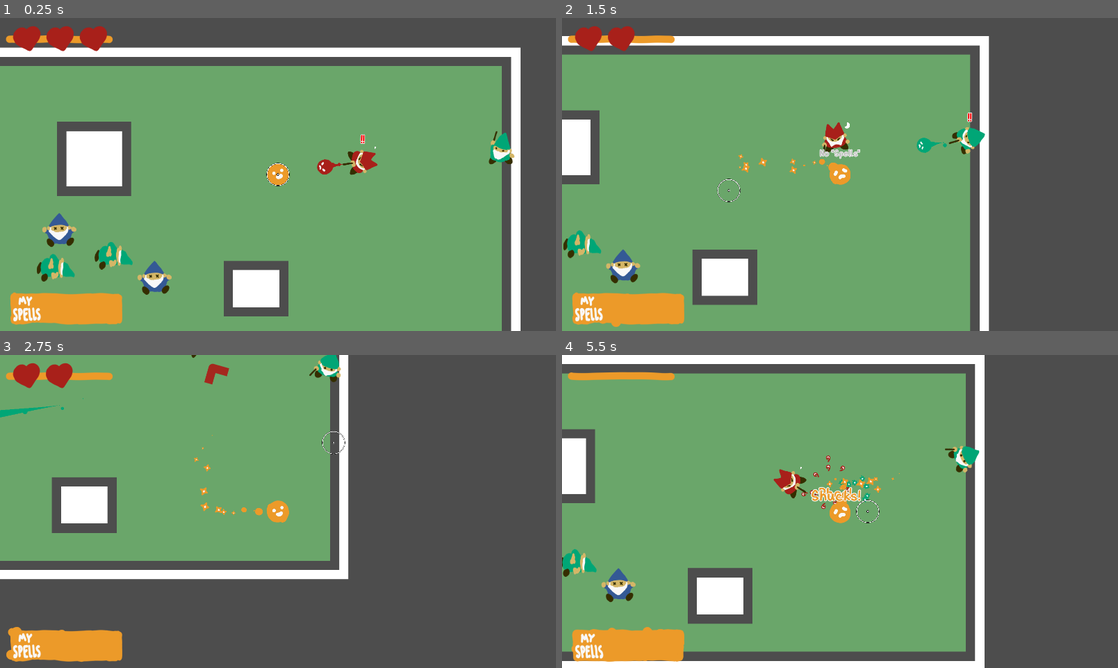
Above: before the commit, frames 1-4 (two rows, left to right).
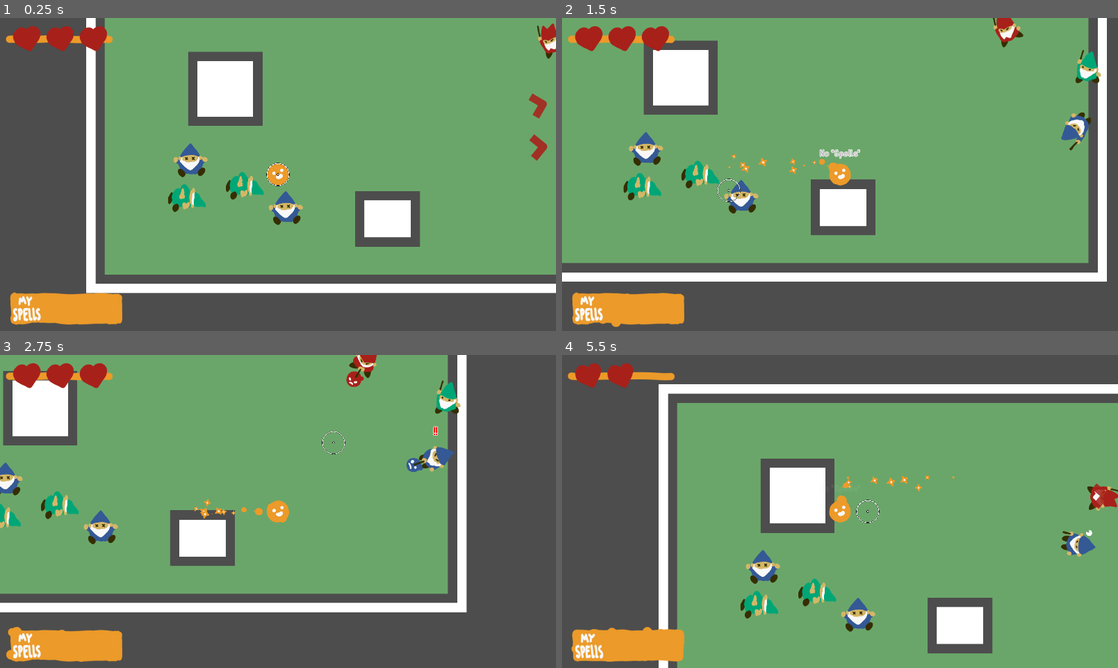
Above: after the commit, the same moments.

Repository: Tzeryushi/A-Wizard-Casting-Spell
Game: Godot game, scene res://Scenes/TestScene.tscn
Two runs of this game, one before a commit and one after it. Both use one fixed random seed, a clock stepped at 60 frames per second and the inputs below. This scene is started directly instead of the project's main scene.
Inputs (mouse positions are in pixels of both pictures, inside the frame that each line leads up to):
- Up to frame 1 (0.25 s): no input
- Up to frame 2 (1.5 s): move the mouse to (962, 158) at 0.52 s; hold D (move_right) 0.53-1.28 s; tap Space (flip) at 0.6 s; move the mouse to (728, 190) at 1.27 s; hold S (move_down) from 1.28 s (still down); click (728, 190) at 1.35 s
- Up to frame 3 (2.75 s): move the mouse to (333, 442) at 2.02 s; release S (move_down) at 2.03 s; hold D (move_right) from 2.03 s (still down); tap Space (flip) at 2.1 s
- Up to frame 4 (5.5 s): move the mouse to (812, 574) at 2.77 s; release D (move_right) at 2.78 s; hold W (move_up) 2.78-3.53 s; click (812, 574) at 2.85 s; move the mouse to (1006, 558) at 3.52 s; hold A (move_left) 3.53-5.03 s; tap Space (flip) at 3.6, 5.1 s; move the mouse to (673, 464) at 4.27 s; click (673, 464) at 4.35 s; move the mouse to (867, 511) at 5.02 s; hold S (move_down) from 5.03 s (still down)

The runs differ from the first frame. In frame 1, 54% of the frame differs, in the area x 0-100%, y 0-100%; in frame 2, 50%; in frame 3, 34%; in frame 4, 59%.

Commit message:
Red spells, time scale fixes, cloning fix

Diff:
--- a/Art/Particles/BlueBlast.tscn
+++ b/Art/Particles/BlueBlast.tscn
@@ -15,3 +15,4 @@
 one_shot = true
 explosiveness = 1.0
 fixed_fps = 60
+visibility_rect = Rect2(-2000, -2000, 4000, 4000)
--- a/Art/Particles/GreenBlast.tscn
+++ b/Art/Particles/GreenBlast.tscn
@@ -15,3 +15,4 @@
 one_shot = true
 explosiveness = 1.0
 fixed_fps = 60
+visibility_rect = Rect2(-2000, -2000, 4000, 4000)
--- a/Art/Particles/RedBlast.tscn
+++ b/Art/Particles/RedBlast.tscn
@@ -15,3 +15,4 @@
 one_shot = true
 explosiveness = 1.0
 fixed_fps = 60
+visibility_rect = Rect2(-2000, -2000, 4000, 4000)
--- a/Art/Particles/SpellBlast.tscn
+++ b/Art/Particles/SpellBlast.tscn
@@ -15,3 +15,4 @@
 one_shot = true
 explosiveness = 1.0
 fixed_fps = 60
+visibility_rect = Rect2(-2000, -2000, 4000, 4000)
--- a/Assets/Actors/Enemy/Enemy.gd
+++ b/Assets/Actors/Enemy/Enemy.gd
@@ -22,6 +22,7 @@
 var player_seen : bool = false
 var player_following : bool = false
 var can_fire_spell : bool = true
+var has_been_killed : bool = false
 
 signal destroyed
 
@@ -96,7 +97,11 @@
 	health = health - spell.get_damage()
 	#TextPopper.root_pop_text("[center][color=#A8201A]-"+str(spell.get_damage()), Vector2(0,0), self, 1.0, 1.0, 50, 10)
 	if health <= 0:
-		leave_body(spell.get_direction().normalized()*spell.get_speed())
+		if !has_been_killed:
+			has_been_killed = true
+			leave_body(spell.get_direction().normalized()*spell.get_speed())
+		else:
+			TextPopper.root_jolt_text("[center][rainbow]OVERKILL!!", 50.0, global_position)
 		destruct()
 	else:
 		velocity += spell.get_direction().normalized()*200
--- a/Assets/Actors/Enemy/GreenWizard/GreenWizard.gd
+++ b/Assets/Actors/Enemy/GreenWizard/GreenWizard.gd
@@ -56,8 +56,12 @@
 	TextPopper.root_pop_text("[center][color=#A8201A]-"+str(spell.get_damage()), global_position, self, 1.0, 1.0, 50, 10)
 	health = health - spell.get_damage()
 	if health <= 0:
-		leave_body(spell.get_direction().normalized()*spell.get_speed())
-		destruct()
+		if !has_been_killed:
+			has_been_killed = true
+			leave_body(spell.get_direction().normalized()*spell.get_speed())
+			destruct()
+		else:
+			TextPopper.root_jolt_text("[center][rainbow]OVERKILL!!", 50.0, global_position, 1.0, 2.0, 45, 10)
 	else:
 		velocity += spell.get_direction().normalized()*200
 	await animations.animation_finished
--- a/Assets/Actors/Enemy/RedWizard/RedWizard.tscn
+++ b/Assets/Actors/Enemy/RedWizard/RedWizard.tscn
@@ -85,11 +85,12 @@
 _spell_scene = ExtResource("2_l8up2")
 _body_scene = ExtResource("3_rxluk")
 _spell_restriction_time = 2.0
-_spell_velocity = 250.0
+_spell_velocity = 220.0
+_spell_acceleration = 10.0
 _distance_to_keep = 300.0
 acceleration = 10.0
 decceleration = 8.0
-max_movement_speed = 350.0
+max_movement_speed = 330.0
 
 [node name="Animations" parent="." index="0"]
 sprite_frames = SubResource("SpriteFrames_ssxwi")
--- a/Assets/HUD/HeartHolder.gd
+++ b/Assets/HUD/HeartHolder.gd
@@ -21,3 +21,13 @@
 		return
 	for i in count:
 		add_heart()
+	pulse_bar()
+
+func pulse_bar() -> void:
+	scale = Vector2.ONE
+	if !is_instance_valid(self):
+		return
+	for heart in heart_container.get_children():
+		var tween : Tween = get_tree().create_tween()
+		tween.tween_property(heart, "scale", Vector2(1.4,1.4), 0.1).set_trans(Tween.TRANS_CUBIC).set_ease(Tween.EASE_IN)
+		tween.tween_property(heart, "scale", Vector2.ONE, 0.1).set_trans(Tween.TRANS_CUBIC).set_ease(Tween.EASE_OUT)
--- a/Assets/Spells/BaseSpell.gd
+++ b/Assets/Spells/BaseSpell.gd
@@ -21,7 +21,7 @@
 		no_hit_destroy()
 
 func _physics_process(_delta) -> void:
-	_speed = _speed + _acceleration
+	_speed = _speed + _acceleration * Engine.time_scale
 	global_position += _direction * _speed * _delta
 	rotation = _direction.angle()
 
--- a/Assets/Spells/EnemySpells/RedSpell.gd
+++ b/Assets/Spells/EnemySpells/RedSpell.gd
@@ -1,14 +1,23 @@
 extends BaseSpell
 
 @export var spell_split_time : float = 0.7
-@export var no_hit_detection_time : float = 0.1
+@export var no_hit_detection_time : float = 0.05
+@export var split_amount : int = 2
+@export var max_split_angle : float = PI/2
+
+#var red_spell_node := preload("res://Assets/Spells/EnemySpells/RedSpell.tscn")
 
 var spell_split_timer : float = spell_split_time
 var child_no_hit_timer : float = no_hit_detection_time
 var is_child : bool = false
-const split_amount : int = 2
+var is_not_hitting : bool = false
 
 func _process(_delta) -> void:
+	if is_not_hitting:
+		child_no_hit_timer -= _delta
+		if child_no_hit_timer <= 0.0:
+			is_not_hitting = false
+
 	if !is_child:
 		spell_split_timer -= _delta
 		if spell_split_timer <= 0.0 and !_hit:
@@ -20,10 +29,39 @@
 	if _lifetime <= 0.0 and !_hit:
 		no_hit_destroy()
 
+func destroy() -> void:
+	trail.hit = true
+	Shake.shake(4.0, 0.2)
+	AudioManager.play("res://Art/SFX/laserd.wav")
+	var blast : ParticleAnimation = blast_scene.instantiate()
+	get_parent().add_child(blast)
+	blast.rotation = rotation
+	blast.global_position = global_position
+	blast.play()
+	queue_free()
+
 func set_as_child() -> void:
+	is_not_hitting = true
 	is_child = true
 
 func split_spell() -> void:
-	return
+	var sub_fraction : float = max_split_angle/(split_amount-1)
+	for clone in range(0, split_amount):
+		var new_direction : Vector2 = _direction.rotated((sub_fraction*clone)-(max_split_angle/2))
+		var new_spell = (load(scene_file_path) as PackedScene).instantiate()
+		new_spell.set_as_child()
+		new_spell.spawn(global_position, _speed, _lifetime, _acceleration)
+		new_spell.set_direction(new_direction)
+		get_tree().current_scene.add_child(new_spell)
+	is_not_hitting = true
+	destroy()
+#need to make an exception for when new spells are instanced
 
-#need to make an exception for when new spells are instanced
+func _on_hitbox_area_entered(area):
+	if area.is_in_group("RedSplitSpell"):
+		if is_not_hitting:
+			return
+	if area.get_parent().is_in_group("Spell"):
+		if !_hit:
+			_hit = true
+			destroy()
--- a/Assets/Spells/EnemySpells/RedSpell.tscn
+++ b/Assets/Spells/EnemySpells/RedSpell.tscn
@@ -9,12 +9,16 @@
 [node name="RedSpell" instance=ExtResource("1_j2yft")]
 script = ExtResource("2_vshkb")
 spell_split_time = 0.7
-no_hit_detection_time = 0.1
+no_hit_detection_time = 0.05
+split_amount = 2
+max_split_angle = 1.047
 blast_scene = ExtResource("2_e5qmw")
 
 [node name="Sprite" parent="." index="0"]
 scale = Vector2(1.10638, 1.10638)
 texture = ExtResource("2_av0gw")
+
+[node name="Hitbox" parent="." index="1" groups=["RedSplitSpell"]]
 
 [node name="Trail" parent="." index="2"]
 default_color = Color(0.658824, 0.12549, 0.101961, 1)
--- a/Assets/Spells/GreenWizardSpell.gd
+++ b/Assets/Spells/GreenWizardSpell.gd
@@ -14,7 +14,7 @@
 	queue_free()
 
 func _physics_process(_delta) -> void:
-	_speed = move_toward(_speed, 0, _acceleration)
+	_speed = move_toward(_speed, 0, _acceleration*Engine.time_scale)
 	global_position += _direction * _speed * _delta
 	rotation = _direction.angle()
 
--- a/Assets/Tools/TextPopper/TextJolt.gd
+++ b/Assets/Tools/TextPopper/TextJolt.gd
@@ -19,7 +19,7 @@
 		return
 	jolt_tween = get_tree().create_tween()
 	jolt_tween.tween_property(self, "position", new_pos, 0.5).set_trans(Tween.TRANS_ELASTIC).set_ease(Tween.EASE_OUT)
-	await jolt_tween.tween_property(jolt_text, "modulate:a", 0.0, min(time-0.5, 0.1)).set_ease(Tween.EASE_OUT).finished
+	await jolt_tween.tween_property(jolt_text, "modulate:a", 0.0, max(time-0.5, 0.1)).set_ease(Tween.EASE_OUT).finished
 	finished.emit()
 	destroy()
 
--- a/Scenes/TestScene.tscn
+++ b/Scenes/TestScene.tscn
@@ -8,6 +8,7 @@
 [ext_resource type="PackedScene" uid="uid://oc4b5qvhs2ux" path="res://Assets/Bodies/BlueBody.tscn" id="7_2hdqh"]
 [ext_resource type="PackedScene" uid="uid://dmyn7qvgjvqhg" path="res://Assets/HUD/hud.tscn" id="7_rxkmq"]
 [ext_resource type="PackedScene" uid="uid://cabldqhgo5kpc" path="res://Assets/Actors/Enemy/RedWizard/RedWizard.tscn" id="8_kxxtp"]
+[ext_resource type="PackedScene" uid="uid://c5c43qfqmlofk" path="res://Assets/Actors/Enemy/BlueWizard/BlueWizard.tscn" id="9_w0wsn"]
 
 [node name="Node2D" type="Node2D"]
 
@@ -19,7 +20,7 @@
 script = ExtResource("3_e8kde")
 
 [node name="Player" parent="." instance=ExtResource("2_fbh7b")]
-position = Vector2(1099, 434)
+position = Vector2(646, 675)
 
 [node name="GreenWizard" parent="." instance=ExtResource("6_cayom")]
 position = Vector2(1870, 350)
@@ -39,4 +40,7 @@
 position = Vector2(344, 630)
 
 [node name="RedWizard" parent="." instance=ExtResource("8_kxxtp")]
-position = Vector2(1400, 386)
+position = Vector2(1589, 213)
+
+[node name="BlueWizard" parent="." instance=ExtResource("9_w0wsn")]
+position = Vector2(1830, 551)
Not shown: 1 places in Scenes/TestScene.tscn that only renumber resources
